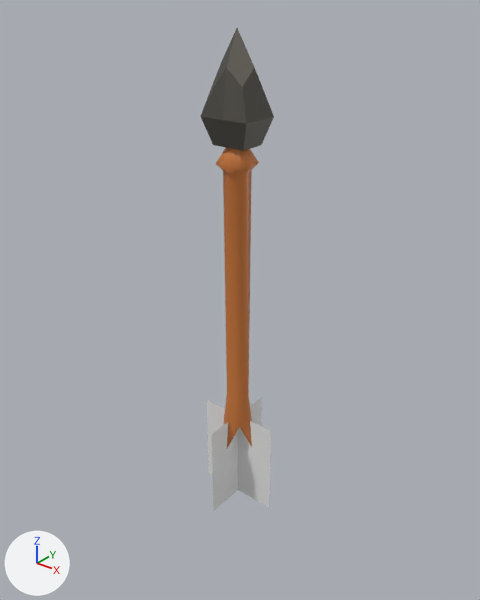
Two versions of the glTF model Assets/Models/LevelObjects/Entities/Arrow.glb, one commit apart.
Camera for both pictures: a 50 mm camera at (3.25, -4.02, 2.24) aimed at (-0.06, 0.11, -0.32). Lighting does not change. The marker at lower left points along +X, +Y and +Z. Where no turn or scale is listed for an object, it has been applied to the vertices. Vertices at the same position are counted once.

Before the edit, the objects in view are built like this:
```python
me_cube = bpy.data.meshes.new('Cube')
me_cube.from_pydata(...)  # 42 vertices, 80 faces; spans x -1.22..1.22, y -1.18..1.18, z -1.35..1.2
me_cube.materials.append(mat_shaft)  # orange #d37d3d
me_cube_001 = bpy.data.meshes.new('Cube.001')
me_cube_001.from_pydata(...)  # 26 vertices, 48 faces; spans x -1.06..1.06, y -0.81..0.81, z -2.07..1.96
me_cube_001.materials.append(mat_blade)  # dark grey #66625b
me_plane = bpy.data.meshes.new('Plane')
me_plane.from_pydata([(-0.388, 0.0, 0.455), (-0.388, 0.0, -0.455), (0.388, 0.0, 0.455), (0.388, 0.0, -0.455)], [], [(0, 1, 3), (0, 3, 2)])
me_plane_001 = bpy.data.meshes.new('Plane.001')
me_plane_001.from_pydata([(0.0, -0.375, 0.455), (0.0, -0.375, -0.455), (0.0, 0.375, 0.455), (0.0, 0.375, -0.455)], [], [(0, 1, 3), (0, 3, 2)])
ob_blade = bpy.data.objects.new('Blade', me_cube_001)
ob_blade.location = (0.0, 0.0, 1.503)
ob_blade.scale = (0.21, 0.21, 0.21)
ob_plane = bpy.data.objects.new('Plane', me_plane)
ob_plane.location = (0.0, 0.0, -1.92)
ob_plane_001 = bpy.data.objects.new('Plane.001', me_plane_001)
ob_plane_001.location = (0.0, 0.0, -1.92)
ob_shaft = bpy.data.objects.new('Shaft', me_cube)
ob_shaft.location = (0.0, 0.0, -0.248)
ob_shaft.scale = (0.14, 0.14, 1.12)
```
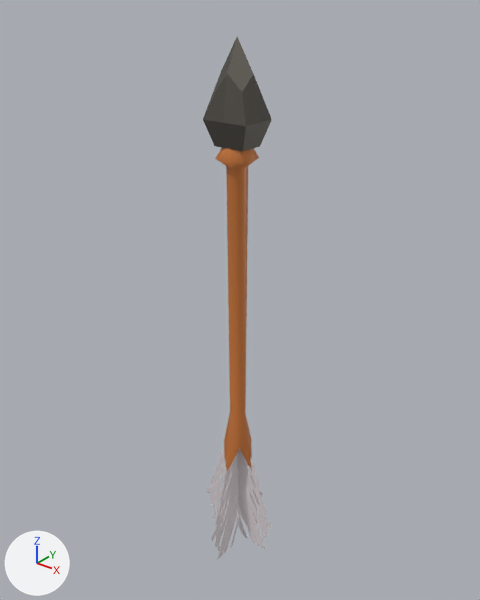
Commit message: improved model of arrow

Changed parts and their boxes [x1, y1, x2, y2] in the pictures (480 x 600 px; the box of a moved part takes in the faces that stretch with it):
'Shaft', reshaped, moved, rescaled (8% taller): before [216, 148, 259, 448]; after [215, 148, 259, 471]
'Blade', moved, rescaled (7% narrower, 7% shorter): before [200, 28, 274, 151]; after [203, 37, 272, 151]
'Plane', deleted: before [207, 401, 271, 507]
'Feather', added: after [206, 448, 272, 549]
'Plane.001', deleted: before [212, 397, 262, 511]
'Feather_2', added: after [212, 452, 262, 560]
part 1 of me_cube, moved or reshaped: before [216, 164, 256, 448]; after [217, 159, 253, 471]

The change, as a list of edits to the scene's bpy script:
```text
Add img_feather:
    img_feather = load_image('Feather', '_unpacked/Feather', 1024, 1024, 'sRGB')
Add mat_feather:
    mat_feather = bpy.data.materials.new('Feather')
    # uses the picture img_feather
Change me_cube:
    where me_cube.from_pydata(...)  # 42 vertices, 80 faces; spans x -1.22..1.22, y -1.18..1.18, z -1.35..1.2
    used by ob_shaft; location = (0.0, 0.0, -0.248); scale = (0.14, 0.14, 1.12)
    me_cube part 1
    me_cube.vertices[0].co: (0.58, 0.56, 1.0) -> (0.45, 0.43, 1.0)  # pixel (251, 169) -> pixel (248, 165)
    me_cube.vertices[2].co: (0.58, -0.56, 1.0) -> (0.45, -0.43, 1.0)  # pixel (239, 174) -> pixel (238, 168)
    me_cube.vertices[4].co: (-0.58, 0.56, 1.0) -> (-0.45, 0.43, 1.0)
    me_cube.vertices[6].co: (-0.58, -0.56, 1.0) -> (-0.45, -0.43, 1.0)  # pixel (223, 170) -> pixel (226, 166)
    me_cube.vertices[9].co: (0.0, -0.75, 1.0) -> (0.0, -0.57, 1.0)  # pixel (228, 172) -> pixel (230, 168)
    me_cube.vertices[11].co: (0.0, 0.75, 1.0) -> (0.0, 0.57, 1.0)
    me_cube.vertices[13].co: (0.78, 0.0, 1.0) -> (0.6, 0.0, 1.0)  # pixel (248, 172) -> pixel (245, 167)
    me_cube.vertices[14].co: (-0.78, 0.0, 1.0) -> (-0.6, 0.0, 1.0)
    me_cube.vertices[34].co: (0.52, 0.5, -0.89) -> (0.37, 0.36, -0.89)  # pixel (248, 394) -> pixel (245, 413)
    me_cube.vertices[35].co: (-0.52, -0.5, -0.89) -> (-0.37, -0.36, -0.89)  # pixel (226, 395) -> pixel (230, 414)
    me_cube.vertices[36].co: (0.52, -0.5, -0.89) -> (0.37, -0.36, -0.89)  # pixel (239, 401) -> pixel (238, 418)
    me_cube.vertices[37].co: (-0.52, 0.5, -0.89) -> (-0.37, 0.36, -0.89)
    me_cube.vertices[38].co: (0.0, 0.86, -0.87) -> (0.0, 0.62, -0.88)
    me_cube.vertices[39].co: (0.0, -0.86, -0.87) -> (0.0, -0.62, -0.88)  # pixel (229, 399) -> pixel (231, 417)
    me_cube.vertices[40].co: (0.9, 0.0, -0.87) -> (0.65, 0.0, -0.88)  # pixel (248, 398) -> pixel (245, 416)
    me_cube.vertices[41].co: (-0.9, 0.0, -0.87) -> (-0.65, 0.0, -0.88)  # pixel (227, 388) -> pixel (230, 409)
Add me_plane_001_1:
    me_plane_001_1.from_pydata(...)  # 6 vertices, 4 faces; spans x 0.0, y -0.534..0.534, z -0.648..0.648
    me_plane_001_1.materials.append(mat_feather)
Add me_plane_1:
    me_plane_1.from_pydata(...)  # 6 vertices, 4 faces; spans x -0.553..0.553, y 0.0, z -0.648..0.648
    me_plane_1.materials.append(mat_feather)
Change ob_shaft:
    ob_shaft.location: (0.0, 0.0, -0.248) -> (0.0, 0.0, -0.346)
    ob_shaft.scale: (0.14, 0.14, 1.12) -> (0.14, 0.14, 1.25)
Change ob_blade:
    ob_blade.location: (0.0, 0.0, 1.503) -> (0.0, 0.0, 1.467)
    ob_blade.scale: (0.21, 0.21, 0.21) -> (0.197, 0.197, 0.197)
Remove ob_plane:
    ob_plane = bpy.data.objects.new('Plane', me_plane)
    ob_plane.location = (0.0, 0.0, -1.92)
Remove ob_plane_001:
    ob_plane_001 = bpy.data.objects.new('Plane.001', me_plane_001)
    ob_plane_001.location = (0.0, 0.0, -1.92)
Add ob_feather_2:
    ob_feather_2 = bpy.data.objects.new('Feather_2', me_plane_001_1)
    ob_feather_2.location = (0.0, 0.0, -2.403)
Add ob_feather:
    ob_feather = bpy.data.objects.new('Feather', me_plane_1)
    ob_feather.location = (0.0, 0.0, -2.303)
```
